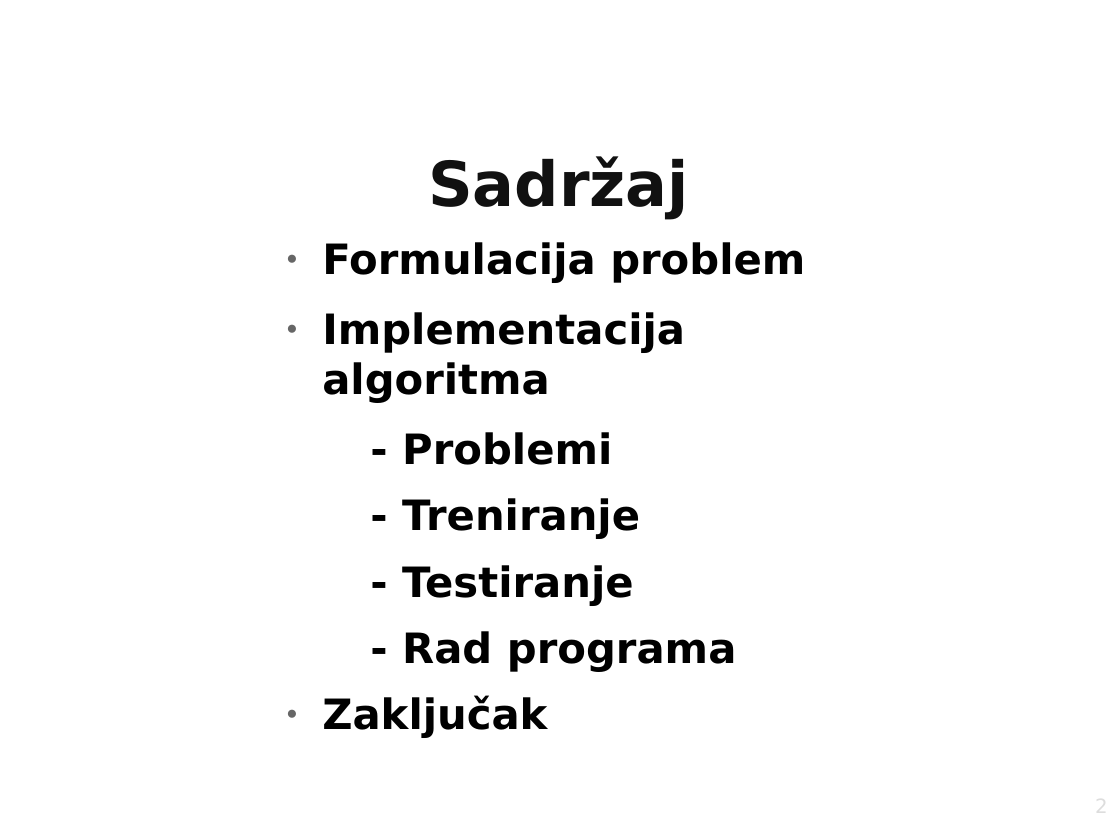
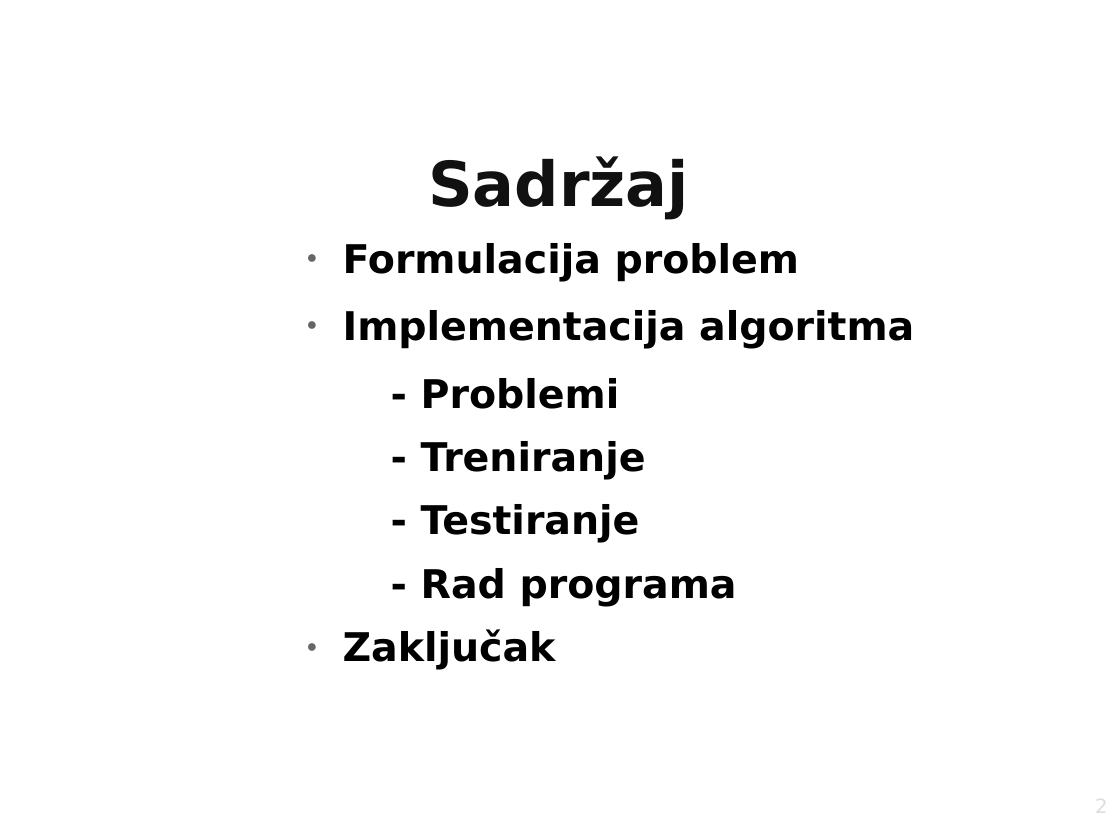
Before and after one commit to stefan996/digitRecognition, a slide deck: slide 2 of description/presentation.odp. Drawn at 1120x840 pixels with LibreOffice and Linux fonts; fonts in the diff are those of the drawing; background and template pictures are left out. Boxes give left, top, right and bottom in pixels: in the first picture for what was removed or moved away, otherwise in the second. Text is boxed around its words. In the diff, an @@ line names an element or a change of style, - is before the commit and + after.

```diff
--- a/description/presentation.odp
+++ b/description/presentation.odp
@@ text "Formulacija problem": place and size @@
-text "Formulacija problem" at bbox=[322, 242, 805, 672]
+text "Formulacija problem" at bbox=[343, 243, 914, 670]
@@ text "Formulacija problem" at bbox=[343, 243, 914, 670]: size 29.6 to 28 pt @@
```
Also in this commit, not shown: 1 other slide changed, 3 slides added, 1 slide removed, 4 other files.
